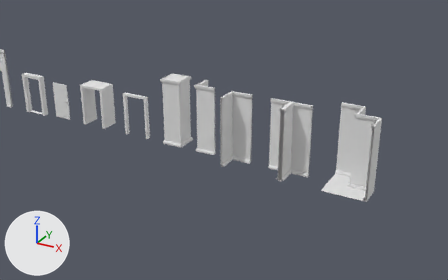
A saved change to the FBX model UnityProject/Assets/LevelDesignSetup1.fbx.
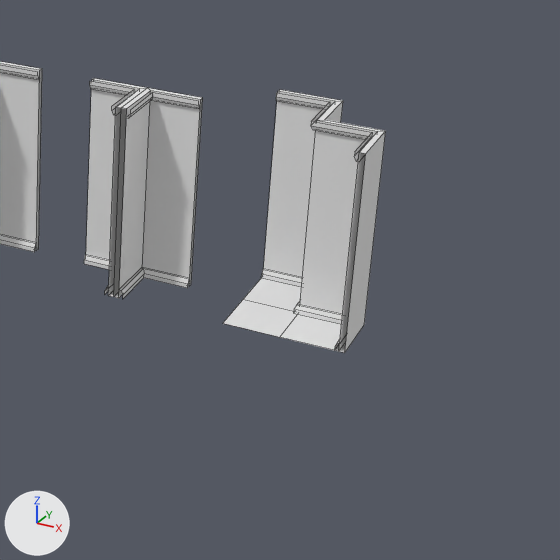
Old and new are each drawn from a 50 mm camera at (0.3102, -0.2451, 0.1318) aimed at (0.1961, -0.0376, 0.0281) and again close up on the part from 53% to 100% of the width and 25% to 100% of the height. The axes (+X, +Y, +Z) are drawn at lower left. The lights are the same throughout. The close-ups show mesh edges as thin lines. Where no turn or scale is listed for an object, it has been applied to the vertices.

The first close-up shows 'floor_regular_ForDoubleCorners', 'wall_regular_DoubleCorner', 'wall_regular_T-corner_L', 'wall_regular_T-corner_R', 'wall_regular_cornerElement_F'.
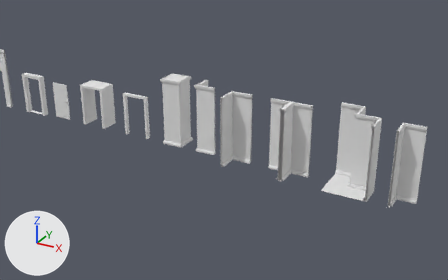
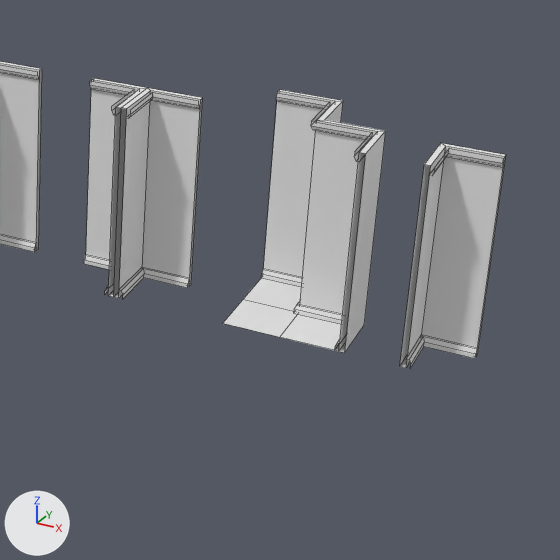
Boxes (x1, y1, x2, y2) around the edits, measured in the close-ups (560 x 560 px):
'wall_regular_CompensateCorner', added
    after: (400, 143, 506, 369)

The edits, one by one:
Mesh me_wall_regular_compensatecorner is new.
It has 36 vertices, 20 faces and spans x -0.001..0.009, y -0.009..0.001, z 0.0..0.035.
It uses material mat_none__concretewall_v1_png (its picture is missing).
Object 'wall_regular_CompensateCorner' (ob_wall_regular_compensatecorner) is new; it shows me_wall_regular_compensatecorner.
Its location is (0.261, -0.001, 0.0).
